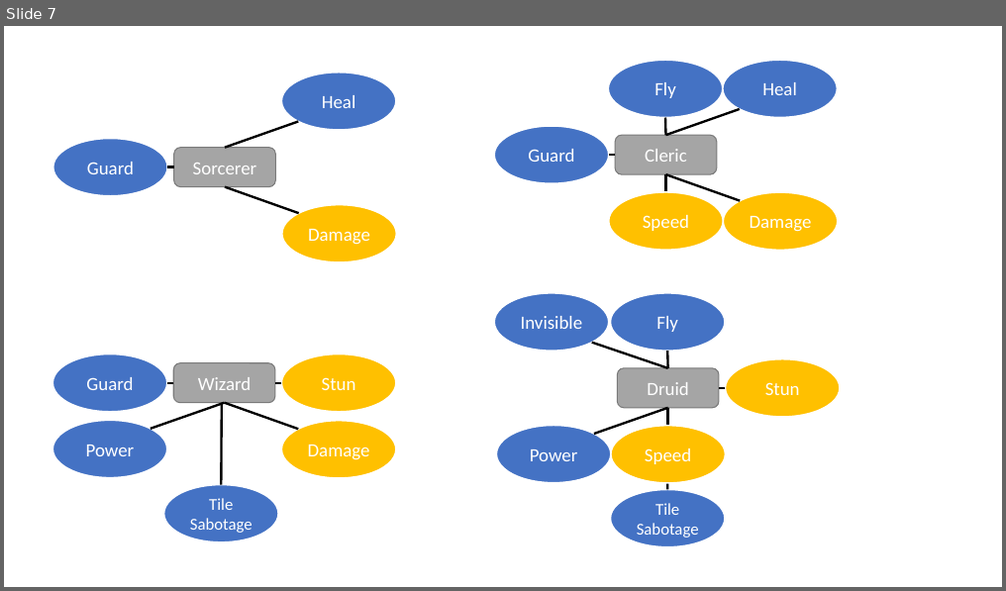
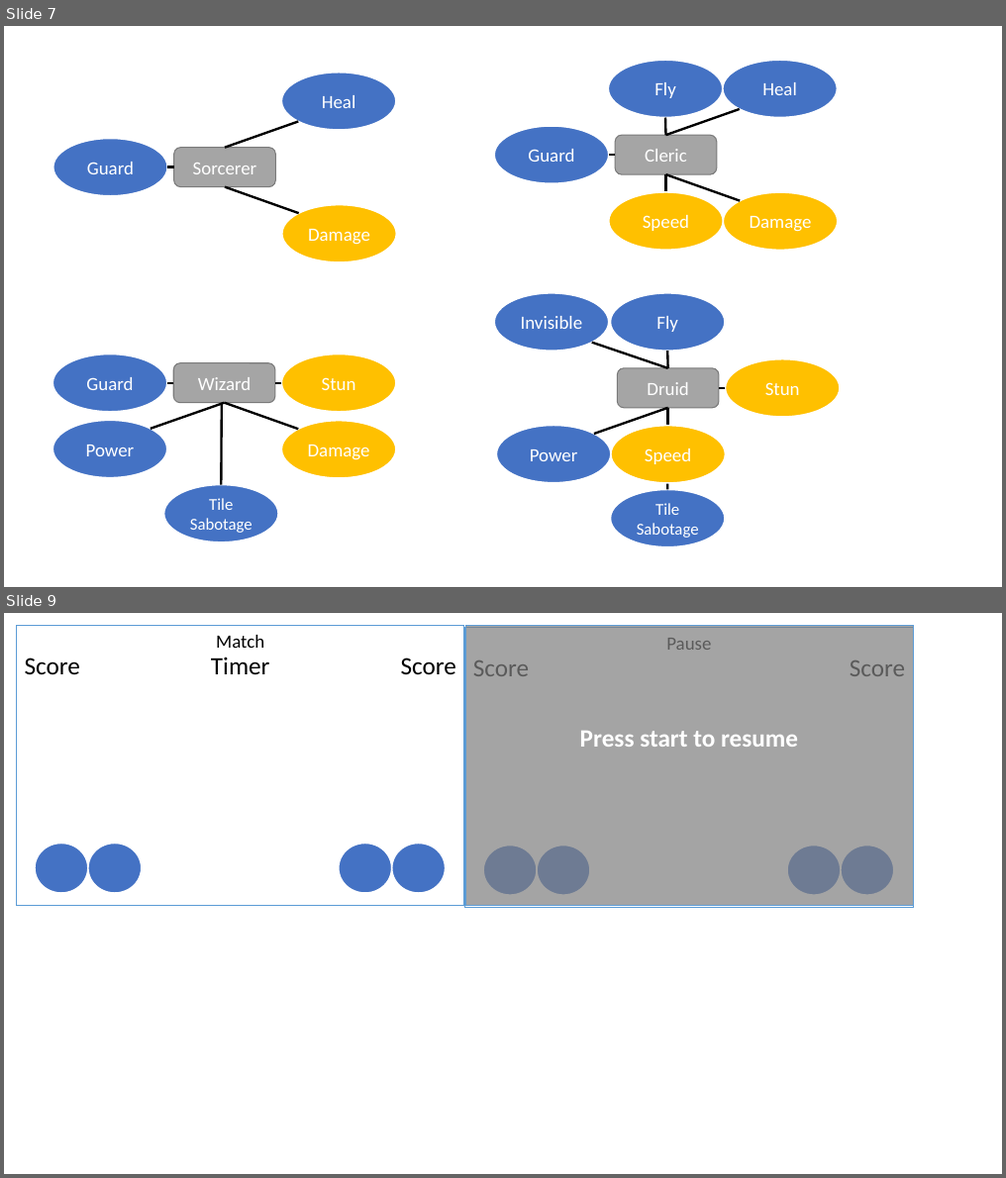
Before and after one commit to kertaskids/Witch-Football, a slide deck: Witch Ball mind map.pptx. Shown one above the other, each under a label of ours: slide 7 before the commit, slides 7 and 9 after it; the slides between them are not shown. The pictures are 1006x591 and 1006x1178 pixels, drawn with LibreOffice and Linux fonts; fonts in the diff are those of the drawing. Boxes give left, top, right and bottom in pixels: in the first picture for what was removed or moved away, otherwise in the second. Text is boxed around its words. In the diff, an @@ line names an element or a change of style, - is before the commit and + after.

```diff
--- a/Witch Ball mind map.pptx
+++ b/Witch Ball mind map.pptx
@@ slide 9 added at [4,613,1002,1174], background #FFFFFF @@
@@ group added at [17,626,464,906]: 4 ellipses, 3 texts, 1 rectangle @@
+Match
+Timer
+Score
+Score
@@ group added at [465,626,914,907]: 4 ellipses, 3 texts, 2 rectangles @@
+Pause
+Score
+Score
+Press start to resume
```
Also in this commit, not shown: 1 other slide added, 1 other file.
